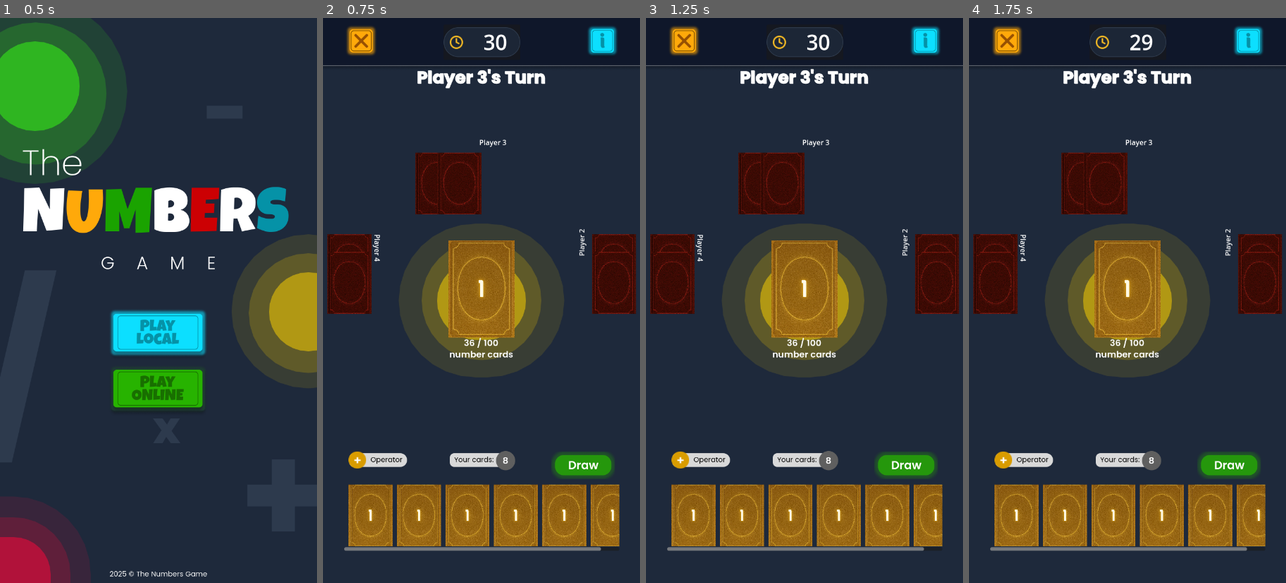
Above: before the commit, frames 1-4 (left to right).
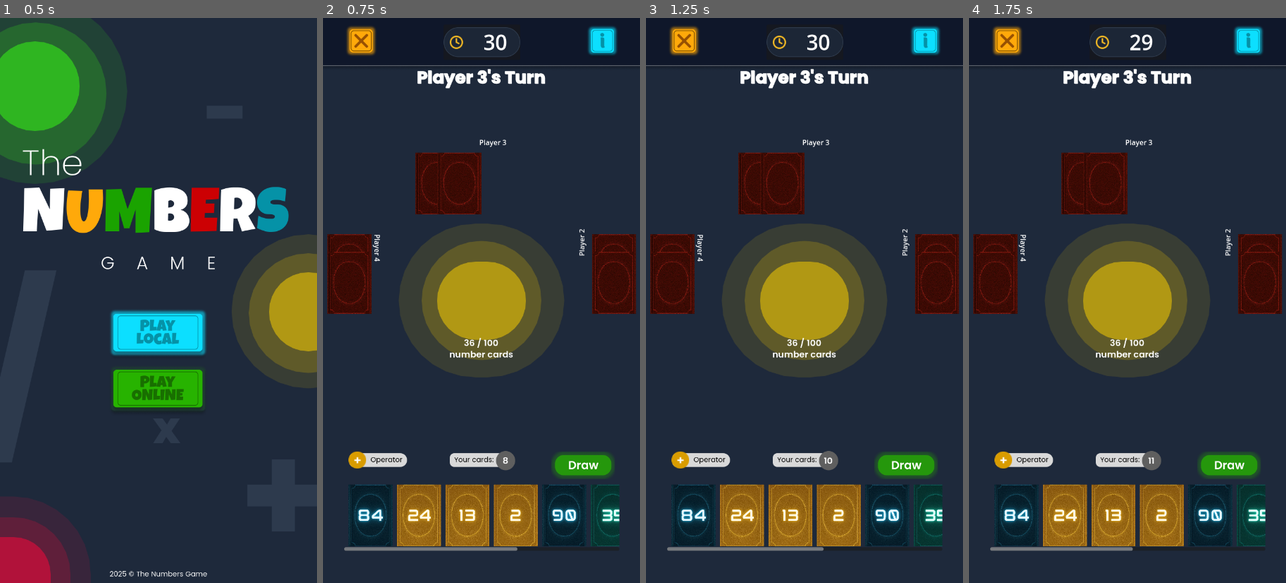
Above: after the commit, the same moments.

Repository: MannLester/TheNumbersGame
Game: Godot game, scene res://scenes/authentication_page/authentication_page.tscn
Same seed, same stepped clock (60 frames per second), same inputs: the game is played once before the commit and once after it.
Inputs (mouse positions are in pixels of both pictures, inside the frame that each line leads up to):
- Up to frame 1 (0.5 s): no input
- Up to frame 2 (0.75 s): click (481, 334) at 0.5 s
- Up to frame 3 (1.25 s): no input
- Up to frame 4 (1.75 s): click (1228, 464) at 1.25 s

Frame 1 is identical in both runs. In frame 2, 8.1% of the frame differs, in the area x 8-94%, y 39-95%; in frame 3, 8.2%; in frame 4, 8.2%.

Commit message:
Draggable Cards + Global Deck Management

Diff:
--- a/project.godot
+++ b/project.godot
@@ -23,6 +23,10 @@
 window/stretch/aspect="expand"
 window/handheld/orientation=1
 
+[autoload]
+
+CardManager="*res://scripts/game_area_scripts/card_manager.gd"
+
 [dotnet]
 
 project/assembly_name="TheNumbersGame"
@@ -30,3 +34,4 @@
 [rendering]
 
 renderer/rendering_method="mobile"
+textures/vram_compression/import_etc2_astc=true
--- a/scenes/card_node.tscn
+++ b/scenes/card_node.tscn
@@ -1,7 +1,6 @@
-[gd_scene load_steps=3 format=3 uid="uid://cfn6r8ehvra2t"]
+[gd_scene load_steps=2 format=3 uid="uid://cfn6r8ehvra2t"]
 
 [ext_resource type="Script" path="res://scripts/component_scripts/card_node.gd" id="1_6xc1l"]
-[ext_resource type="Texture2D" uid="uid://djyn3djxoolxs" path="res://assets/cards/card1-25/card1.jpg" id="1_xoxia"]
 
 [node name="CardNode" type="Control"]
 clip_contents = true
@@ -22,5 +21,6 @@
 anchor_bottom = 1.0
 grow_horizontal = 2
 grow_vertical = 2
-texture = ExtResource("1_xoxia")
 expand_mode = 5
+
+[connection signal="gui_input" from="." to="." method="_on_gui_input"]
--- a/scripts/component_scripts/card_node.gd
+++ b/scripts/component_scripts/card_node.gd
@@ -10,12 +10,86 @@
 const MIN_CARD_WIDTH = 60.0
 const MIN_CARD_HEIGHT = 84.0
 
+# Card data
+var card_number: int = 0
+var card_texture_path: String = ""
+
+var dragging := false
+var drag_offset := Vector2.ZERO
+var original_parent = null
+var original_position := Vector2.ZERO
+
+# Signals for the player hand to listen to
+signal drag_started(card)
+signal drag_ended(card)
+
 func _ready() -> void:
 	# Connect to screen size changes for responsive updates
 	get_viewport().size_changed.connect(_on_viewport_size_changed)
 
 	# Setup initial responsive card
 	setup_responsive_card()
+
+	mouse_filter = MOUSE_FILTER_STOP
+
+	# Connect the gui_input signal
+	gui_input.connect(_on_gui_input)
+
+func _on_gui_input(event: InputEvent) -> void:
+	# Handle both touch and mouse input for testing
+	if event is InputEventMouseButton:
+		if event.button_index == MOUSE_BUTTON_LEFT:
+			if event.pressed:
+				start_drag(event.global_position)
+			else:
+				end_drag()
+	elif event is InputEventMouseMotion and dragging:
+		update_drag_position(event.global_position)
+	# Keep original touch handling for mobile
+	elif event is InputEventScreenTouch and event.is_pressed():
+		start_drag(event.global_position)
+	elif event is InputEventScreenTouch and not event.is_pressed():
+		end_drag()
+	elif event is InputEventScreenDrag and dragging:
+		update_drag_position(event.global_position)
+
+func start_drag(mouse_pos: Vector2):
+	dragging = true
+	drag_offset = mouse_pos - global_position
+	original_parent = get_parent()
+	original_position = position
+
+	# Move to top level for proper rendering
+	reparent(get_tree().current_scene)
+	z_index = 1000
+
+	# Emit signal for player hand to handle
+	drag_started.emit(self)
+
+	print("Card started dragging: ", name)
+
+	var tex = $TextureRect.texture
+	if tex:
+		print("Texture path: ", tex.resource_path)
+
+func update_drag_position(mouse_pos: Vector2):
+	if dragging:
+		global_position = mouse_pos - drag_offset
+
+func end_drag():
+	if dragging:
+		dragging = false
+		print("Card ended dragging: ", name)
+
+		# Emit signal for player hand to handle drop logic
+		drag_ended.emit(self)
+
+func return_to_original_position():
+	if original_parent:
+		reparent(original_parent)
+		position = original_position
+		z_index = 0
+		print("Card returned to original position: ", name)
 
 func _on_viewport_size_changed():
 	setup_responsive_card()
@@ -31,3 +105,19 @@
 	var new_height = max(BASE_CARD_HEIGHT * scale_factor, MIN_CARD_HEIGHT)
 
 	custom_minimum_size = Vector2(new_width, new_height)
+
+func setup_card(number: int, texture_path: String):
+	# Setup card with specific number and texture
+	card_number = number
+	card_texture_path = texture_path
+
+	# Load and set the texture
+	var texture = load(texture_path) as Texture2D
+	if texture:
+		$TextureRect.texture = texture
+		print("Card ", number, " setup with texture: ", texture_path)
+	else:
+		print("Warning: Could not load texture for card ", number, " at path: ", texture_path)
+
+	# Update the card name for easier identification
+	name = "Card" + str(number)
--- /dev/null
+++ b/scripts/game_area_scripts/card_manager.gd
@@ -0,0 +1,94 @@
+extends Node
+
+# Global card deck manager for multiplayer games
+
+# Available cards (1-100)
+var available_cards: Array[int] = []
+var used_cards: Array[int] = []
+
+# Card texture paths mapping
+var card_texture_paths: Dictionary = {}
+
+func _ready():
+	initialize_deck()
+	setup_card_texture_paths()
+
+func initialize_deck():
+	# Initialize deck with cards 1-100
+	available_cards.clear()
+	used_cards.clear()
+
+	for i in range(1, 101):
+		available_cards.append(i)
+
+	# Shuffle the deck
+	available_cards.shuffle()
+	print("Card deck initialized with 100 cards")
+
+func setup_card_texture_paths():
+	# Map card numbers to their texture paths
+	card_texture_paths.clear()
+
+	# Cards 1-25
+	for i in range(1, 26):
+		card_texture_paths[i] = "res://assets/cards/card1-25/card" + str(i) + ".jpg"
+
+	# Cards 26-50
+	for i in range(26, 51):
+		card_texture_paths[i] = "res://assets/cards/card26-50/card" + str(i) + ".jpg"
+
+	# Cards 51-75
+	for i in range(51, 76):
+		card_texture_paths[i] = "res://assets/cards/card51-75/card" + str(i) + ".jpg"
+
+	# Cards 76-100
+	for i in range(76, 101):
+		card_texture_paths[i] = "res://assets/cards/card76-100/card" + str(i) + ".jpg"
+
+	print("Card texture paths mapped for 100 cards")
+
+func draw_cards(count: int) -> Array[int]:
+	# Draw specified number of cards from the deck
+	var drawn_cards: Array[int] = []
+
+	if count > available_cards.size():
+		print("Warning: Trying to draw ", count, " cards but only ", available_cards.size(), " available")
+		count = available_cards.size()
+
+	for i in range(count):
+		if available_cards.size() > 0:
+			var card_number = available_cards.pop_front()
+			drawn_cards.append(card_number)
+			used_cards.append(card_number)
+
+	print("Drew ", drawn_cards.size(), " cards: ", drawn_cards)
+	print("Remaining cards in deck: ", available_cards.size())
+
+	return drawn_cards
+
+func get_card_texture_path(card_number: int) -> String:
+	if card_number in card_texture_paths:
+		return card_texture_paths[card_number]
+	else:
+		print("Warning: No texture path found for card ", card_number)
+		return ""
+
+func return_card_to_deck(card_number: int):
+	# Return a card back to the available deck (for testing/debugging)
+	if card_number in used_cards:
+		used_cards.erase(card_number)
+		available_cards.append(card_number)
+		available_cards.shuffle()
+		print("Returned card ", card_number, " to deck")
+
+func get_deck_status() -> Dictionary:
+	return {
+		"available_cards": available_cards.size(),
+		"used_cards": used_cards.size(),
+		"total_cards": available_cards.size() + used_cards.size()
+	}
+
+func reset_deck():
+	# Reset the entire deck (useful for new games)
+	initialize_deck()
+	print("Deck reset to full 100 cards")
--- a/scripts/game_area_scripts/player_hand.gd
+++ b/scripts/game_area_scripts/player_hand.gd
@@ -1,14 +1,115 @@
 extends Control
+
+var dragging_card = null
+var player_cards: Array[int] = []  # Track player's card numbers
 
 # Called when the node enters the scene tree for the first time.
 func _ready() -> void:
+	# Wait for CardManager to be ready
+	await get_tree().process_frame
+
 	# Connect draw button signal
 	var draw_button = $MarginContainer/VBoxContainer/MarginContainer/HBoxContainer/TextureButton
 	if draw_button:
 		draw_button.pressed.connect(_on_draw_button_pressed)
 
+	# Setup initial 10 random cards
+	setup_initial_cards()
+
+	# Setup card drag signals
+	setup_card_dragging()
+
 	# Make player hand responsive while maintaining design
 	setup_responsive_layout()
+
+func setup_card_dragging():
+	# Connect drag signals for all existing cards
+	var cards_container = $MarginContainer/VBoxContainer/MarginContainer2/ScrollContainer/MarginContainer/HBoxContainer
+	if cards_container:
+		for child in cards_container.get_children():
+			if child.has_signal("drag_started"):
+				child.drag_started.connect(_on_card_drag_started)
+				child.drag_ended.connect(_on_card_drag_ended)
+				print("Connected drag signals for: ", child.name)
+
+func setup_initial_cards():
+	# Remove existing placeholder cards
+	var cards_container = $MarginContainer/VBoxContainer/MarginContainer2/ScrollContainer/MarginContainer/HBoxContainer
+	if cards_container:
+		# Remove all existing children
+		for child in cards_container.get_children():
+			child.queue_free()
+
+		# Wait for children to be freed
+		await get_tree().process_frame
+
+		# Draw 10 random cards from CardManager
+		player_cards = CardManager.draw_cards(10)
+
+		# Create CardNode instances for each drawn card
+		for card_number in player_cards:
+			var card_scene = preload("res://scenes/card_node.tscn")
+			var card_instance = card_scene.instantiate()
+
+			# Add to container first
+			cards_container.add_child(card_instance)
+
+			# Wait for the node to be ready
+			await get_tree().process_frame
+
+			# Setup the card with its number and texture
+			var texture_path = CardManager.get_card_texture_path(card_number)
+			card_instance.setup_card(card_number, texture_path)
+
+		# Update card counter after all cards are added
+		update_card_counter()
+
+		print("Setup ", player_cards.size(), " initial cards: ", player_cards)
+
+func update_card_counter():
+	# Update the card counter label to show actual number of cards
+	var counter_label = $MarginContainer/VBoxContainer/MarginContainer/HBoxContainer/Control2/TextureRect/Label
+	if counter_label:
+		var card_count = get_current_card_count()
+		counter_label.text = str(card_count)
+		print("Updated card counter to: ", card_count)
+
+func get_current_card_count() -> int:
+	# Count actual cards in the container
+	var cards_container = $MarginContainer/VBoxContainer/MarginContainer2/ScrollContainer/MarginContainer/HBoxContainer
+	if cards_container:
+		return cards_container.get_child_count()
+	return 0
+
+func _on_card_drag_started(card: Control):
+	dragging_card = card
+	print("Player hand detected card drag started: ", card.name)
+
+func _on_card_drag_ended(card: Control):
+	if dragging_card == card:
+		print("Player hand detected card drag ended: ", card.name)
+
+		# Check if dropped on valid target
+		var drop_target = get_drop_target()
+
+		if drop_target:
+			handle_successful_drop(card, drop_target)
+		else:
+			# Return to original position
+			card.return_to_original_position()
+
+		dragging_card = null
+		# Update counter after any card movement
+		update_card_counter()
+
+func get_drop_target():
+	# For testing, let's always return null so cards return to hand
+	# You can implement drop zone detection here later
+	print("Checking for drop targets...")
+	return null
+
+func handle_successful_drop(card: Control, target):
+	print("Card ", card.name, " successfully dropped on: ", target.name if target else "unknown")
 
 func setup_responsive_layout():
 	var screen_size = get_viewport().get_visible_rect().size
@@ -146,12 +247,37 @@
 
 func _on_draw_button_pressed():
 	print("Draw button pressed")
-	# TODO: Implement card drawing logic
-	# This could involve:
-	# - Drawing a card from the pile
-	# - Adding it to the player's hand
-	# - Updating the card counter
-	# - Triggering any draw animations
+
+	# Draw one new card from the deck
+	var drawn_cards = CardManager.draw_cards(1)
+	if drawn_cards.size() > 0:
+		var card_number = drawn_cards[0]
+		player_cards.append(card_number)
+
+		# Create new CardNode instance
+		var card_scene = preload("res://scenes/card_node.tscn")
+		var card_instance = card_scene.instantiate()
+
+		# Setup the card with its number and texture
+		var texture_path = CardManager.get_card_texture_path(card_number)
+		card_instance.setup_card(card_number, texture_path)
+
+		# Add to container
+		var cards_container = $MarginContainer/VBoxContainer/MarginContainer2/ScrollContainer/MarginContainer/HBoxContainer
+		if cards_container:
+			cards_container.add_child(card_instance)
+
+		# Connect drag signals for the new card
+		if card_instance.has_signal("drag_started"):
+			card_instance.drag_started.connect(_on_card_drag_started)
+			card_instance.drag_ended.connect(_on_card_drag_ended)
+
+		# Update counter
+		update_card_counter()
+
+		print("Added card ", card_number, " to hand. Total cards: ", player_cards.size())
+	else:
+		print("No more cards available in deck!")
 
 # Handle screen size changes in real-time
 func _notification(what):
